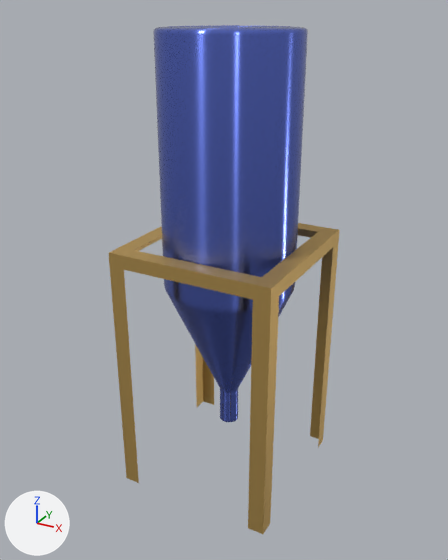
The glTF model models/model1.glb: old version first, new version second.
Rendered twice from a 50 mm lens placed at (4.13, -7.69, 7.24), pointed at (-0.06, -0.07, 3.43). The lights are fixed; the arrows at lower left show +X, +Y and +Z. The first picture is the older version. Where no turn or scale is listed for an object, it has been applied to the vertices.

Names of what the first picture shows: 'CylinderContainer', 'measureDummy.001'.
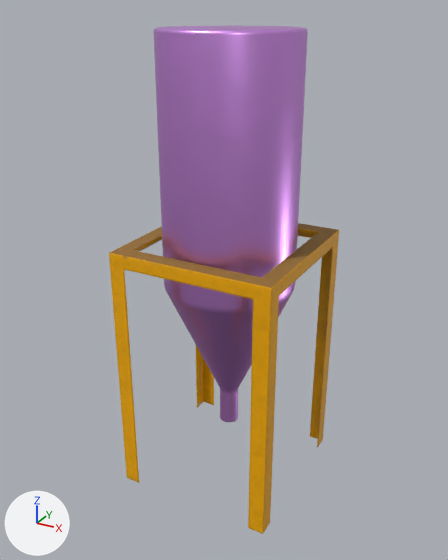
Edits to the bpy script that builds the scene:
```text
Add img_material_normal:
    img_material_normal = load_image('Material_normal', '_unpacked/Material_normal', 1024, 1024, 'Non-Color')
Add img_material_basecolor:
    img_material_basecolor = load_image('Material_basecolor', '_unpacked/Material_basecolor', 1024, 1024, 'sRGB')
Add img_material_metallic_material_roughness:
    img_material_metallic_material_roughness = load_image('Material_metallic-Material_roughness', '_unpacked/Material_metallic-Material_roughness', 1024, 1024, 'Non-Color')
Add img_brushed_aluminium_basecolor:
    img_brushed_aluminium_basecolor = load_image('Brushed aluminium_basecolor', '_unpacked/Brushed_aluminium_basecolor', 2048, 2048, 'sRGB')
Add img_brushed_aluminium_metallic_brushed_aluminium_roughness:
    img_brushed_aluminium_metallic_brushed_aluminium_roughness = load_image('Brushed aluminium_metallic-Brushed aluminium_roughness', '_unpacked/Brushed_aluminium_metallic-Brushed_aluminium_roughness', 2048, 2048, 'Non-Color')
Change mat_brushed_aluminium:
    remove # nodes: BsdfPrincipled, OutputMaterial
    remove # colours: blue #6e82e7
    nodes: BsdfPrincipled, OutputMaterial, SeparateColor, TexImage x2
    uses the picture img_brushed_aluminium_basecolor
    uses the picture img_brushed_aluminium_metallic_brushed_aluminium_roughness
Change mat_material:
    remove # nodes: BsdfPrincipled, OutputMaterial
    remove # colours: orange #d2ae66
    nodes: BsdfPrincipled, NormalMap, OutputMaterial, SeparateColor, TexImage x3
    uses the picture img_material_basecolor
    uses the picture img_material_metallic_material_roughness
    uses the picture img_material_normal
```

Boxes (x1, y1, x2, y2) around the edits, measured in the pictures (448 x 560 px):
'CylinderContainer', surface changed (blue to purple): (153, 25, 308, 422) in both
'measureDummy.001', surface changed: (109, 223, 339, 534) in both
